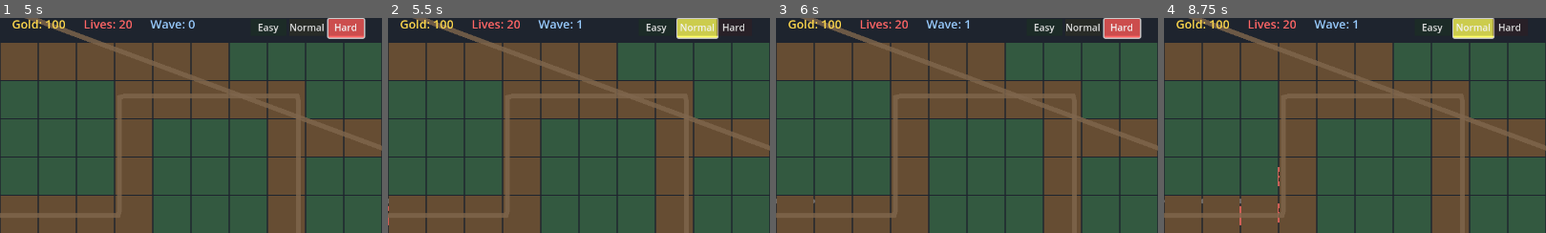
Above: before the commit, frames 1-4 (left to right).
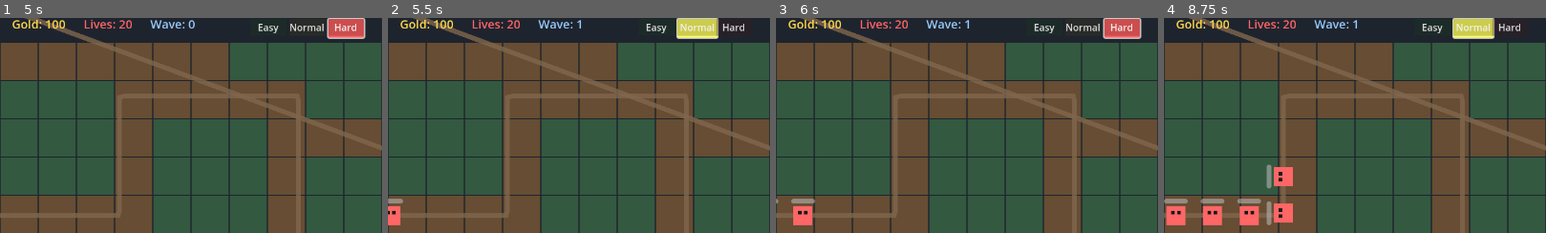
Above: after the commit, the same moments.

Repository: chjkh8113/tower-defense-godot
Game: Godot game, scene res://scenes/main.tscn
Two runs of this game, one before a commit and one after it. Both use one fixed random seed, a clock stepped at 60 frames per second and the inputs below.
Inputs:
- Up to frame 1 (5 s): click "Easy" at 0.5 s; click "Easy" at 1.25 s; click "Normal" at 2 s; click "Normal" at 2.75 s; click "Normal" at 3.5 s; click "Hard" at 4.25 s
- Up to frame 2 (5.5 s): click "Normal" at 5 s
- Up to frame 3 (6 s): click "Hard" at 5.75 s
- Up to frame 4 (8.75 s): click "Easy" at 6.5 s; click "Normal" at 7.25 s; click "Normal" at 8 s
The pictures show only the part of the screen within x 0-50%, y 3-53%; the shares and areas given below are measured in that part.

Frame 1 is identical in both runs. In frame 2, 0.4% of the frame differs, in the area x 0-4%, y 84-97%; in frame 3, 0.6%; in frame 4, 3.0%, in the area x 0-34%, y 68-97%.

Commit message:
Fix z-index layering so enemies/towers render above map
- Set enemy z_index = 5 (highest, always visible)
- Set projectile z_index = 4
- Set tower z_index = 3
- Map tiles default to z_index = 0

🤖 Generated with [Claude Code](https://claude.com/claude-code)

Co-Authored-By: Claude Opus 4.5 <noreply@anthropic.com>

Diff:
--- a/scenes/enemy.tscn
+++ b/scenes/enemy.tscn
@@ -3,6 +3,7 @@
 [ext_resource type="Script" path="res://scripts/enemy.gd" id="1_enemy"]
 
 [node name="Enemy" type="PathFollow2D"]
+z_index = 5
 script = ExtResource("1_enemy")
 
 [node name="Sprite2D" type="Node2D" parent="."]
--- a/scenes/projectile.tscn
+++ b/scenes/projectile.tscn
@@ -6,6 +6,7 @@
 radius = 5.0
 
 [node name="Projectile" type="Area2D"]
+z_index = 4
 script = ExtResource("1_proj")
 
 [node name="Sprite" type="Node2D" parent="."]
--- a/scenes/tower.tscn
+++ b/scenes/tower.tscn
@@ -3,6 +3,7 @@
 [ext_resource type="Script" path="res://scripts/tower.gd" id="1_tower"]
 
 [node name="Tower" type="Node2D"]
+z_index = 3
 script = ExtResource("1_tower")
 
 [node name="Sprite2D" type="Node2D" parent="."]
